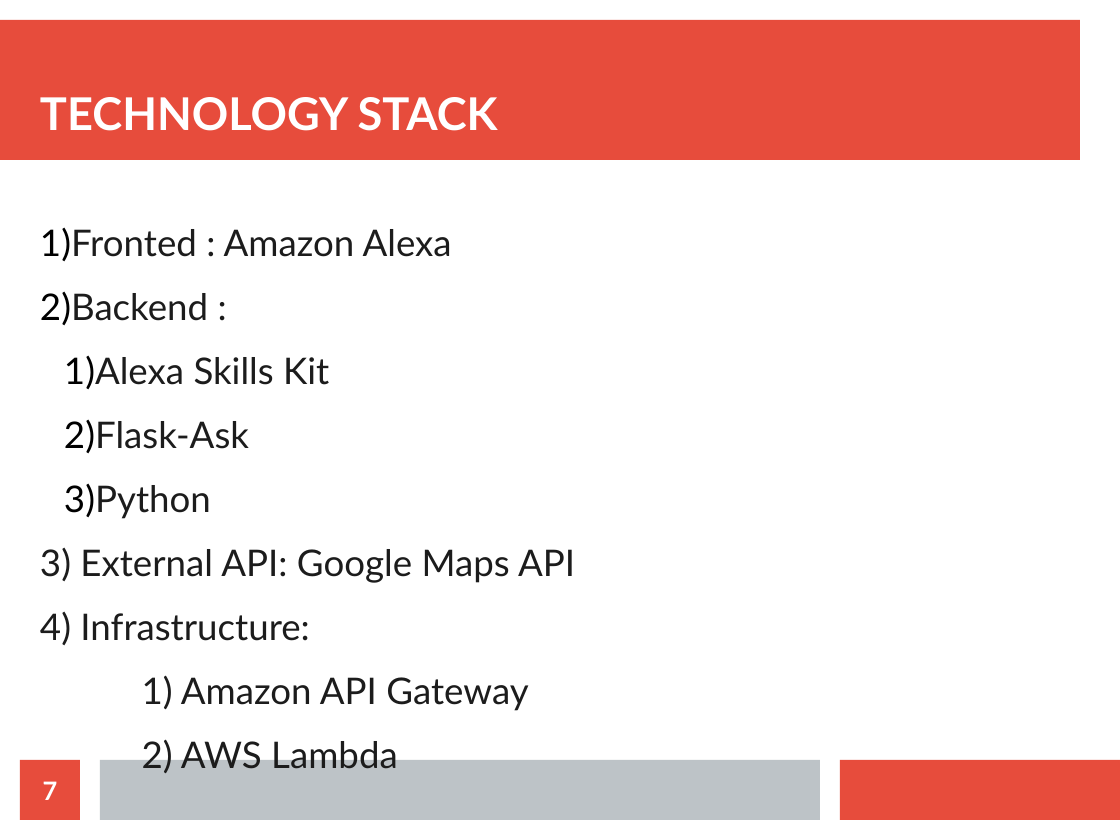
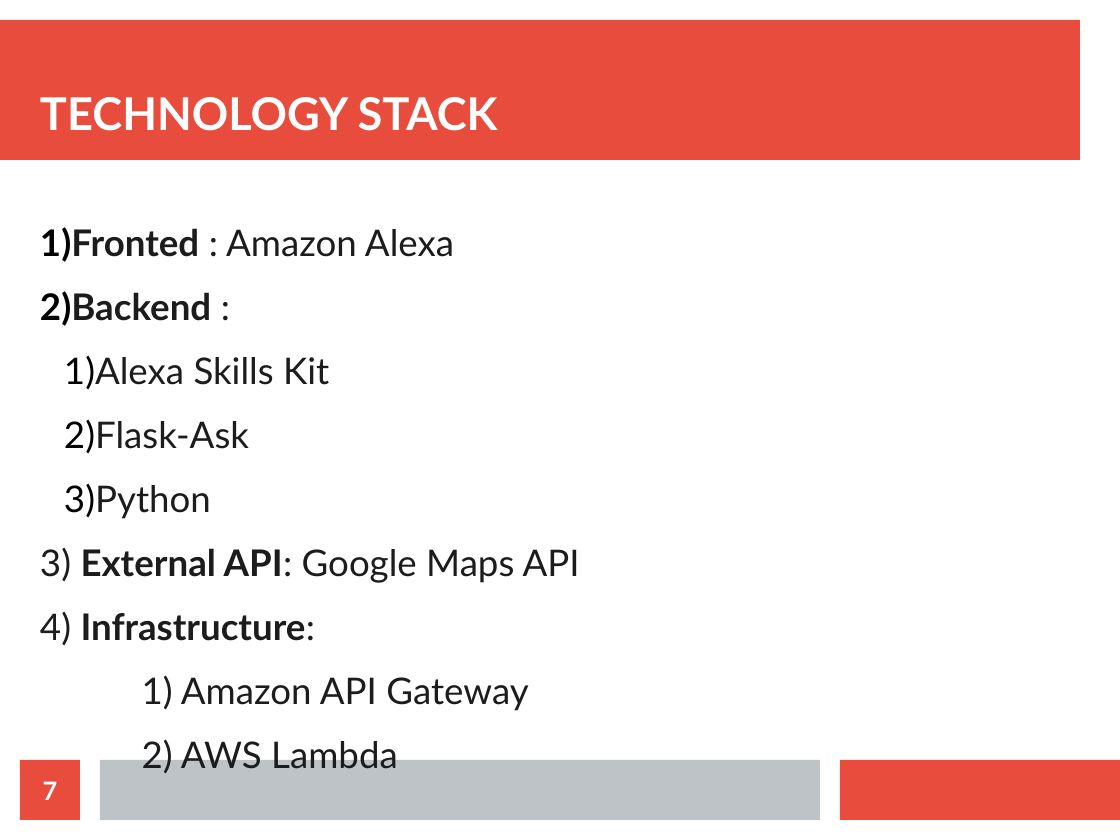
Before and after one commit to abhishekti7/CodeUtsava-Hack, a slide deck: slide 7 of presentation/CodeUtsava.odp. Drawn at 1120x840 pixels with LibreOffice and Linux fonts; fonts in the diff are those of the drawing. Boxes give left, top, right and bottom in pixels: in the first picture for what was removed or moved away, otherwise in the second. Text is boxed around its words. In the diff, an @@ line names an element or a change of style, - is before the commit and + after.

```diff
--- a/presentation/CodeUtsava.odp
+++ b/presentation/CodeUtsava.odp
@@ subtitle at (x1=40, y1=227, x2=580, y2=645): bold on in "Fronted", "Backend", "External API:", "Infrastructure:" @@
```
Also in this commit, not shown: 3 other slides changed, 1 slide added, 1 other file.
